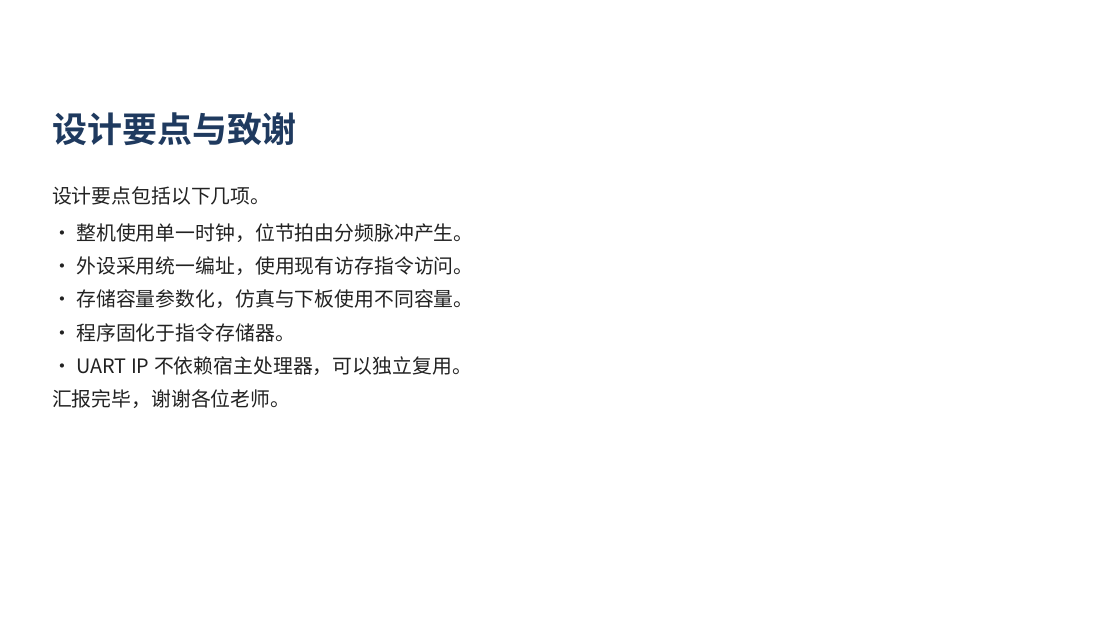
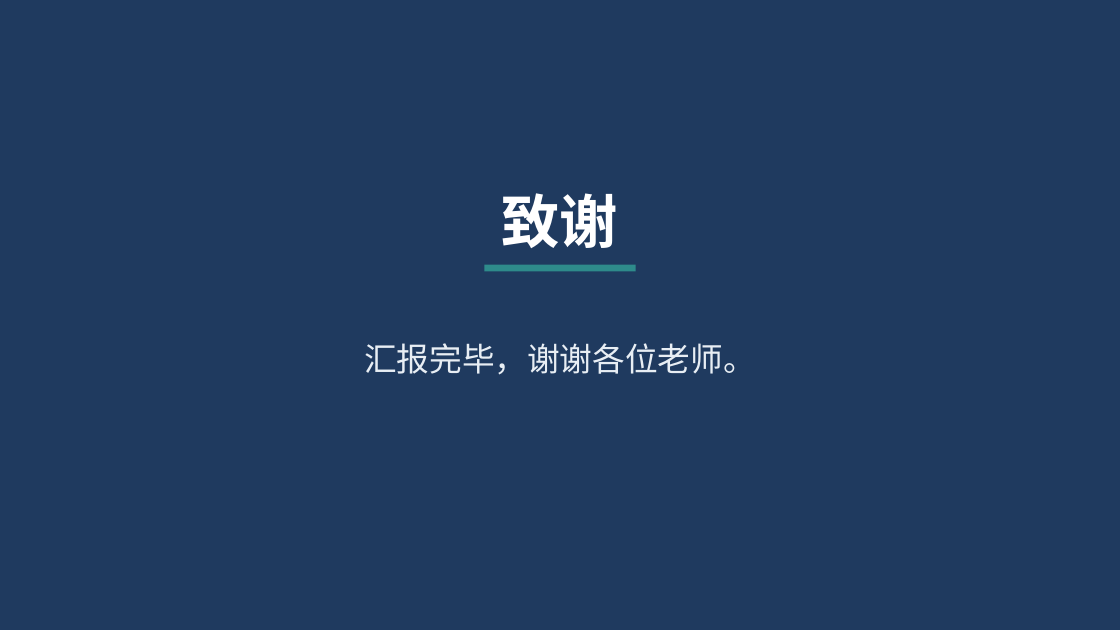
Before and after one commit to StarryReverie/board, a slide deck: slide 36 of ppt/out/课程设计_验收答辩.pptx. Drawn at 1120x630 pixels with LibreOffice and Linux fonts; fonts in the diff are those of the drawing. Boxes give left, top, right and bottom in pixels: in the first picture for what was removed or moved away, otherwise in the second. Text is boxed around its words. In the diff, an @@ line names an element or a change of style, - is before the commit and + after.

Commit message:
docs(ppt): 备注写入讲者分工、尾页改致谢、统一同页多表列宽
- 每页备注末尾加「主讲：X。」；分工页备注汇总讲者分工，outline.md 补讲者分工表
- 尾页去掉设计要点列表，标题改「致谢」，版式改为整页深蓝底 + 居中大字号
- build_ppt.py 新增 shared_table_widths()，同一页多张表共用一套列宽（分工页两表对齐）
- 五级运行总览页标题改为「五级流水线运行总览」，正文「可用于核对」改为「展示了」

```diff
--- a/ppt/out/课程设计_验收答辩.pptx
+++ b/ppt/out/课程设计_验收答辩.pptx
@@ rectangle added at (0,0,1120,630), fill #1F3A5F @@
@@ text removed at (52,186,473,408) @@
-设计要点包括以下几项。
-• 整机使用单一时钟，位节拍由分频脉冲产生。
-• 外设采用统一编址，使用现有访存指令访问。
-• 存储容量参数化，仿真与下板使用不同容量。
-• 程序固化于指令存储器。
-• UART IP 不依赖宿主处理器，可以独立复用。
-汇报完毕，谢谢各位老师。
@@ text at (502,193,619,248): text changed; size 30 to 50 pt; text colour #1F3A5F to #FFFFFF @@
-设计要点与致谢
+致谢
@@ rectangle added at (485,265,636,271), fill #2E8B8B @@
@@ text added at (364,343,756,375), 28 pt, text #E8EEF4 @@
+汇报完毕，谢谢各位老师。
```
Also in this commit, not shown: 2 other slides changed, 3 other files.
